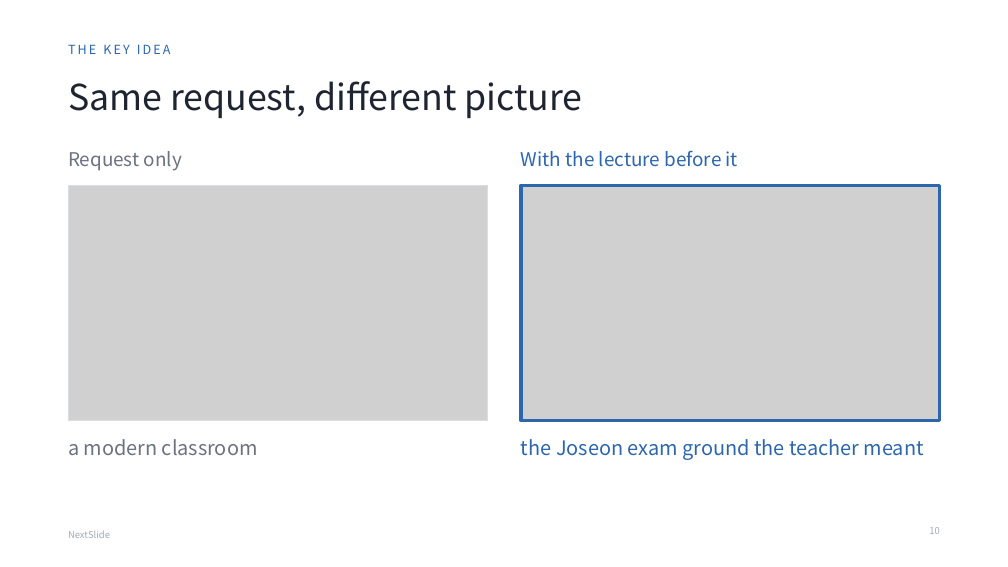
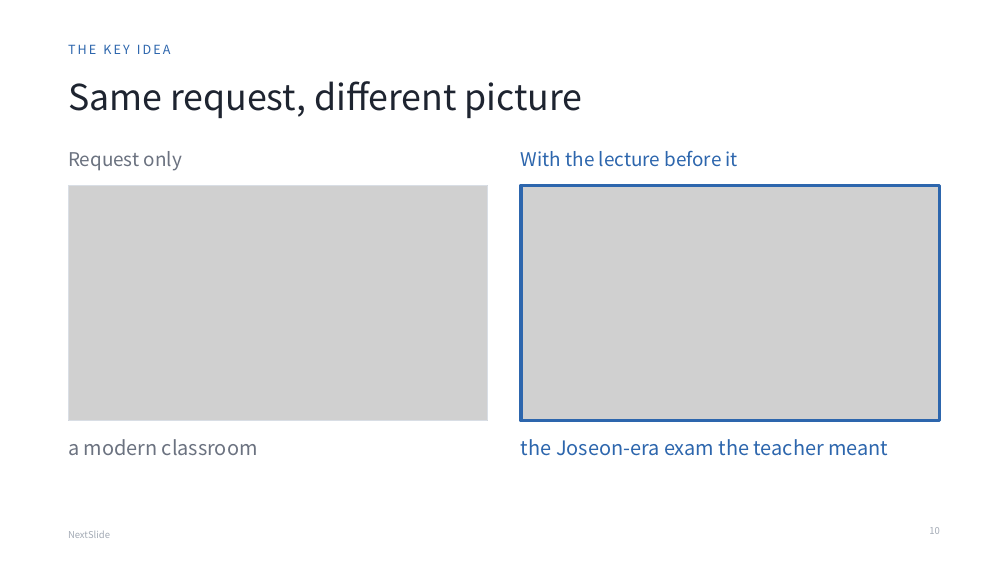
Before and after one commit to nunu0404/GenAI-proj-2026, a slide deck: slide 10 of docs/presentation/NextSlide_final.pptx. Drawn at 1008x567 pixels with LibreOffice and Linux fonts; fonts in the diff are those of the drawing; grey boxes stand for pictures. Boxes give left, top, right and bottom in pixels: in the first picture for what was removed or moved away, otherwise in the second. Text is boxed around its words. In the diff, an @@ line names an element or a change of style, - is before the commit and + after.

```diff
--- a/docs/presentation/NextSlide_final.pptx
+++ b/docs/presentation/NextSlide_final.pptx
@@ text at [521,439,888,456]: text changed @@
-the Joseon exam ground the teacher meant
+the Joseon-era exam the teacher meant
```
Also in this commit, not shown: 6 other slides changed, 4 slides added, 1 slide removed, 35 other files.
